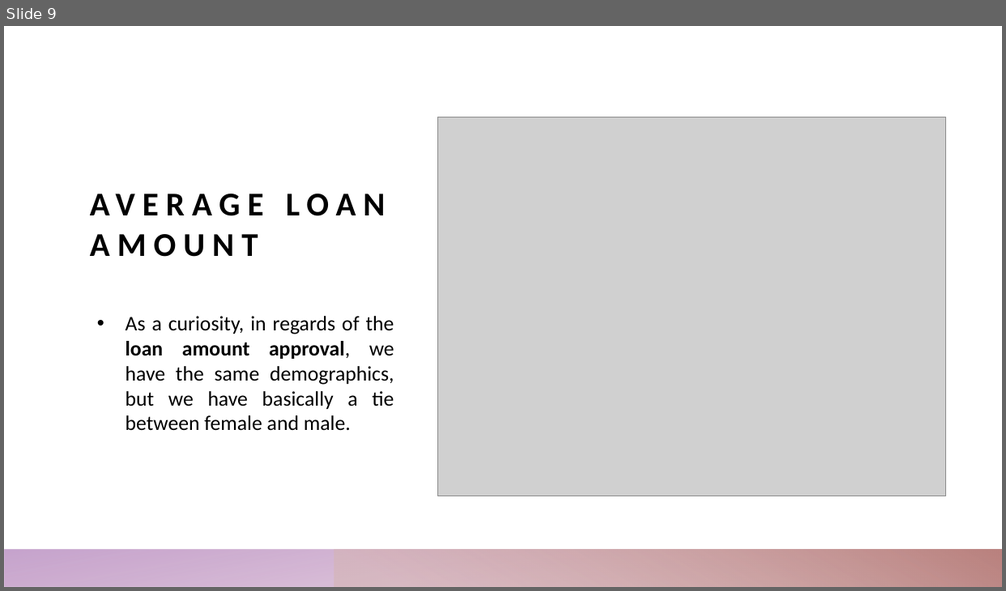
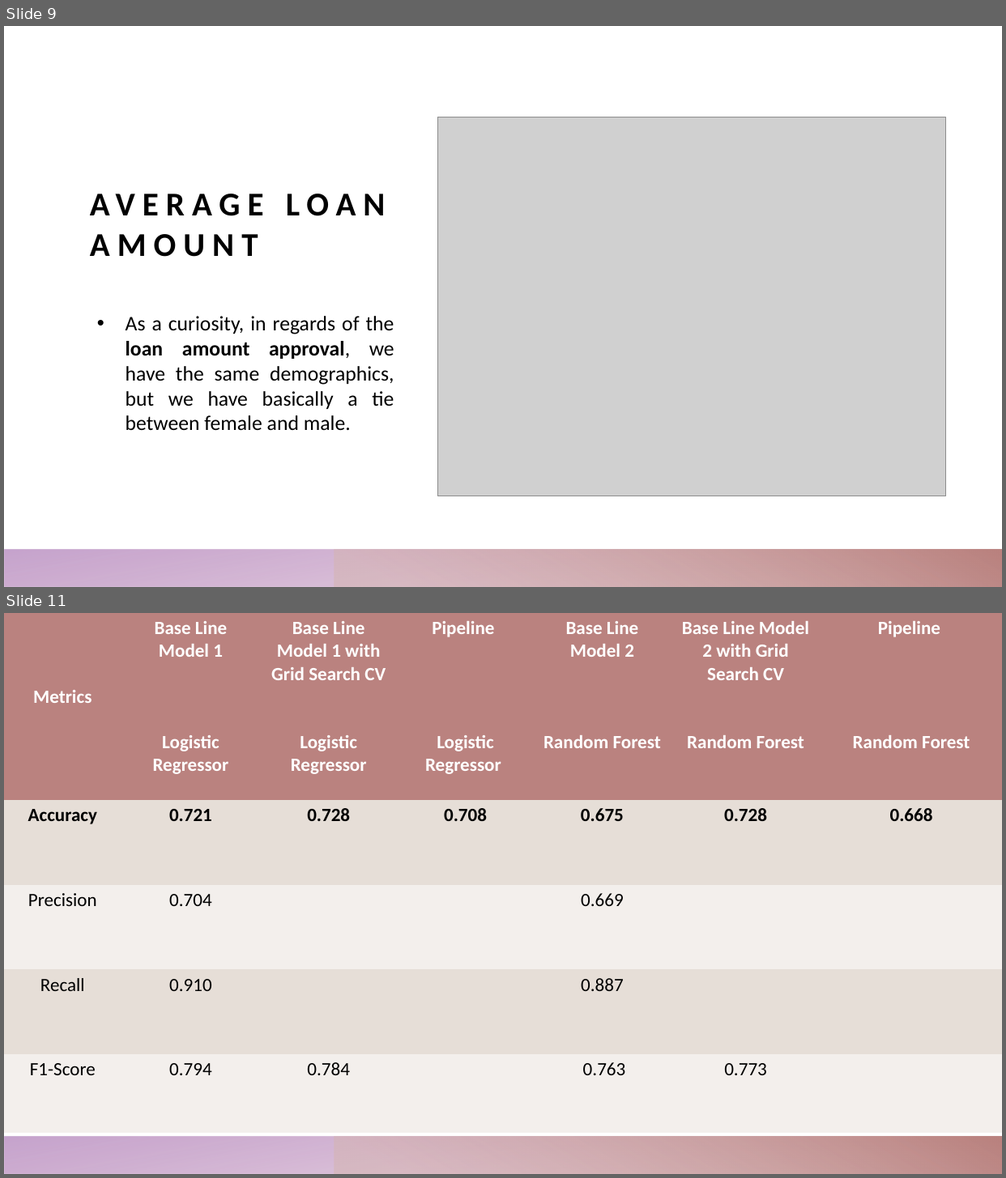
Before and after one commit to rafaelaqfc/Loan-Prediction-Project, a slide deck: Presentation.pptx. Shown one above the other, each under a label of ours: slide 9 before the commit, slides 9 and 11 after it; the slides between them are not shown. The pictures are 1006x591 and 1006x1178 pixels, drawn with LibreOffice and Linux fonts; fonts in the diff are those of the drawing; grey boxes stand for pictures. Boxes give left, top, right and bottom in pixels: in the first picture for what was removed or moved away, otherwise in the second. Text is boxed around its words. In the diff, an @@ line names an element or a change of style, - is before the commit and + after.

Commit message:
Add presentation with the comparison table of the models updated;

```diff
--- a/Presentation.pptx
+++ b/Presentation.pptx
@@ slide 11 added at [4,613,1002,1174], background #FFFFFF; not listed: 2 template elements that a slide beside it also shows @@
@@ table added at [4,613,1002,1133], 5 rows, 7 columns @@
+Metrics | Base Line Model 1 / Logistic Regressor | Base Line Model 1 with Grid Search CV / Logistic Regressor | Pipeline / Logistic Regressor | Base Line Model 2 / Random Forest | Base Line Model 2 with Grid Search CV / Random Forest | Pipeline / Random Forest
+Accuracy | 0.721 | 0.728 | 0.708 | 0.675 | 0.728 | 0.668
+Precision | 0.704 |  |  | 0.669 |  | 
+Recall | 0.910 |  |  | 0.887 |  | 
+F1-Score | 0.794 | 0.784 |  | 0.763 | 0.773 | 
```
Also in this commit, not shown: 1 slide changed.
